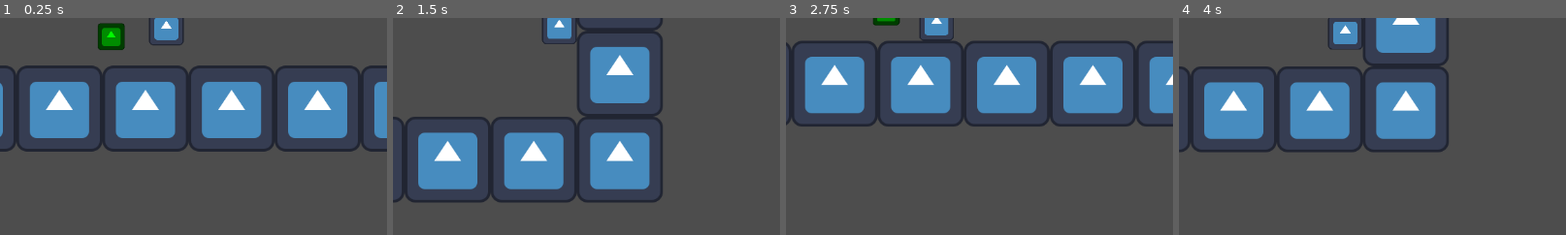
Above: before the commit, frames 1-4 (left to right).
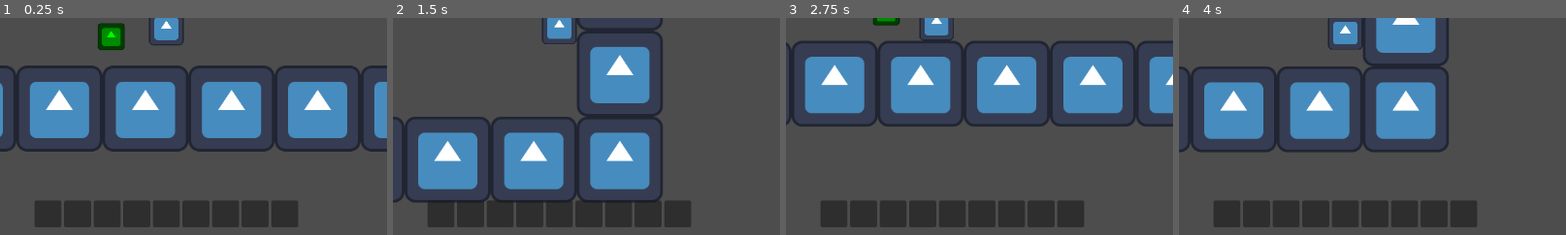
Above: after the commit, the same moments.

Repository: TheHumanMRP/RPG-Life-Tracker
Game: Godot game, scene res://Folders/Systems/Main/Scenes/main_scene.tscn
Two runs of this game, one before a commit and one after it. Both use one fixed random seed, a clock stepped at 60 frames per second and the inputs below. The engine's default icon, where the game draws it, is replaced by a stand-in: a white triangle on a blue panel in a dark square.
Inputs:
- Up to frame 1 (0.25 s): no input
- Up to frame 2 (1.5 s): hold D (move_right) from 0.53 s (still down); tap Space (jump) at 0.77 s
- Up to frame 3 (2.75 s): tap Space (jump) at 1.52 s; release D (move_right) at 2.03 s; hold A (move_left) from 2.03 s (still down)
- Up to frame 4 (4 s): release A (move_left) at 2.78 s; hold D (move_right) from 2.78 s (still down); tap Space (jump) at 3.02, 3.77 s
The pictures show only the part of the screen within x 29-78%, y 49-99%; the shares and areas given below are measured in that part.

The runs differ from the first frame. In frame 1, 7.4% of the frame differs, in the area x 9-77%, y 84-97%; in frame 2, 7.0%; in frame 3, 7.4%; in frame 4, 7.4%.
Error before the commit: Parse Error: Expected an expression after "=". (res://Folders/Systems/Inventory_System/Scripts/inventory_hot_bar.gd:26)
Error after the commit: Invalid access to property or key 'inventory_items' on a base object of type 'Nil'. (res://Folders/Systems/Globals/global.gd:9)

Commit message:
Auto commit at 2026-06-27 01:45:46

Diff:
--- a/Folders/Systems/Inventory_System/Scripts/inventory_hot_bar.gd
+++ b/Folders/Systems/Inventory_System/Scripts/inventory_hot_bar.gd
@@ -23,7 +23,7 @@
 
 		inventory_slot.id = id
 
-		id +=
+		id += 1
 
 		h_box_container.add_child(inventory_slot)
 
